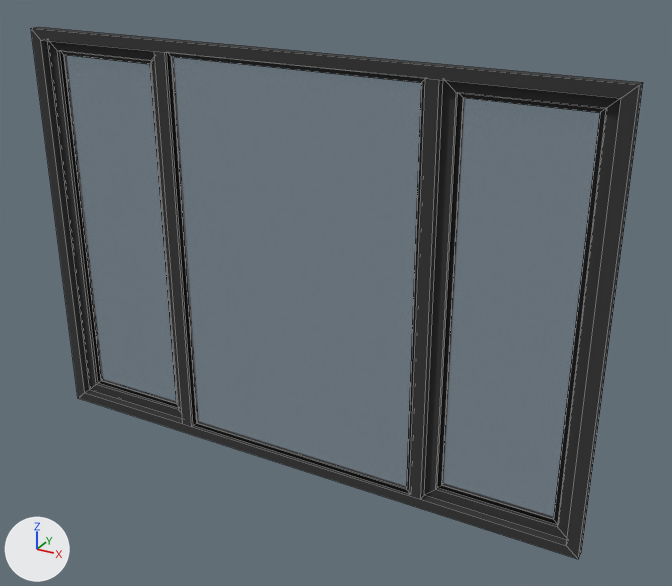
One commit to the FBX model Assets/ArtRes/Map/decoration/scene_window.fbx: the scene before it, then after it.
Rendered twice from a 50 mm camera at (2.25, -3.65, 2.9) aimed at (0.19, 0.09, 1.03). Lighting does not change. The marker at lower left points along +X, +Y and +Z. Mesh edges are drawn as thin lines. Where no turn or scale is listed for an object, it has been applied to the vertices.

The first picture shows 'Window'.
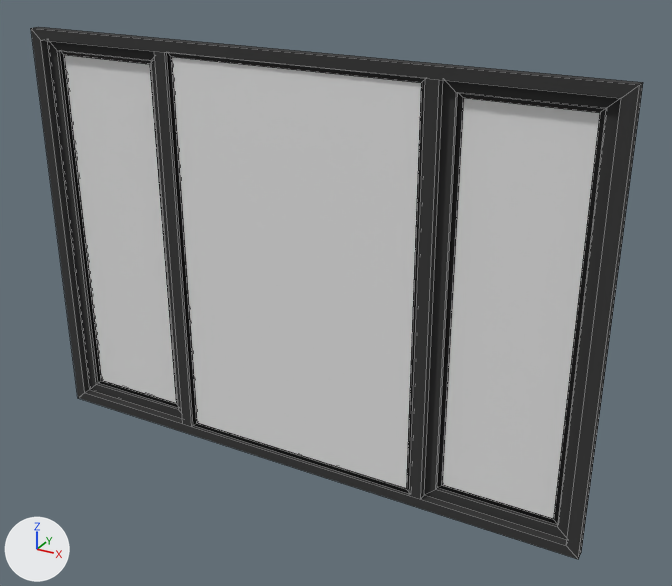
Pixel boxes [x1, y1, x2, y2] of what changed, in the pictures (672 x 586 px):
part 1 of me_window, recoloured
    both: [64, 55, 600, 519]

The edits, one by one:
Material 'lighting' (mat_lighting) is new.
Its base color is (0.8, 0.8, 0.8) (white #e7e7e7).
Its roughness is 0.4.
me_window has 136 vertices, 102 faces and spans x -1.56..1.56, y -0.03..0.07, z 0.0..2.21.
me_window is used by ob_window; location (0.0, 0.0, 0.0).
me_window part 1: all 6 faces that had it switch from mat_glass (white #dcd7e7) to mat_lighting (white #e7e7e7).
